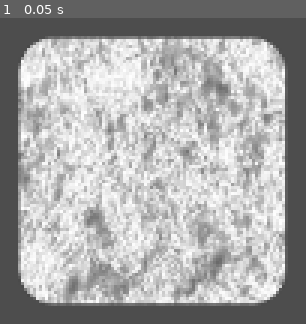
Above: before the commit, frame 1.
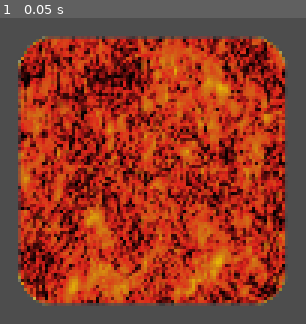
Above: after the commit, the same moment.

Repository: SytonK/shaders
Game: Godot game, scene res://src/fire shader/fire_shader.tscn
Same seed, same stepped clock (60 frames per second), same inputs: the game is played once before the commit and once after it. The project has no main scene, so this scene is started directly. The engine's default icon, where the game draws it, is replaced by a stand-in: a white triangle on a blue panel in a dark square.
Inputs:
- Up to frame 1 (0.05 s): no input

The runs differ from the first frame. In frame 1, 76% of the frame differs, in the area x 5-95%, y 5-95%.

Commit message:
add fire color

Diff:
--- /dev/null
+++ b/src/fire shader/fire_gradiant.tres
@@ -0,0 +1,8 @@
+[gd_resource type="GradientTexture1D" load_steps=2 format=3 uid="uid://dqe0laph062br"]
+
+[sub_resource type="Gradient" id="Gradient_y7s5x"]
+offsets = PackedFloat32Array(0.00574713, 0.304598, 0.471264, 0.689655, 0.925287, 1)
+colors = PackedColorArray(0, 0, 0, 0, 1, 1, 0.682353, 1, 0.941176, 0.815686, 0.0156863, 1, 0.812591, 0.452121, 0.0880264, 1, 0.886275, 0.113725, 0.113725, 1, 0, 0, 0, 1)
+
+[resource]
+gradient = SubResource("Gradient_y7s5x")
--- a/src/fire shader/fire_shader.gdshader
+++ b/src/fire shader/fire_shader.gdshader
@@ -1,11 +1,12 @@
 shader_type canvas_item;
 
 uniform sampler2D noise_pattern;
+uniform sampler2D tone_mapping;
 
 void fragment() {
 	float texure_alpha = texture(TEXTURE, UV).a;
 	float pattern_intensity = texture(noise_pattern, UV).r;
 	float intensity = texure_alpha * pattern_intensity;
 
-	COLOR = vec4(intensity);
+	COLOR = texture(tone_mapping, vec2(intensity));
 }
--- a/src/fire shader/fire_shader.tscn
+++ b/src/fire shader/fire_shader.tscn
@@ -1,12 +1,14 @@
-[gd_scene load_steps=5 format=3 uid="uid://b6ce7koqq7c05"]
+[gd_scene load_steps=6 format=3 uid="uid://b6ce7koqq7c05"]
 
 [ext_resource type="Texture2D" uid="uid://b8l1e3eywarvx" path="res://icon.svg" id="1_87koh"]
 [ext_resource type="Shader" path="res://src/fire shader/fire_shader.gdshader" id="1_yk3wv"]
 [ext_resource type="Texture2D" uid="uid://wv7gnnmx3lf4" path="res://assets/fire pattern.png" id="2_t57q0"]
+[ext_resource type="Texture2D" uid="uid://dqe0laph062br" path="res://src/fire shader/fire_gradiant.tres" id="3_8po0o"]
 
 [sub_resource type="ShaderMaterial" id="ShaderMaterial_8wj2j"]
 shader = ExtResource("1_yk3wv")
 shader_parameter/noise_pattern = ExtResource("2_t57q0")
+shader_parameter/tone_mapping = ExtResource("3_8po0o")
 
 [node name="FireShader" type="Node2D"]
 
